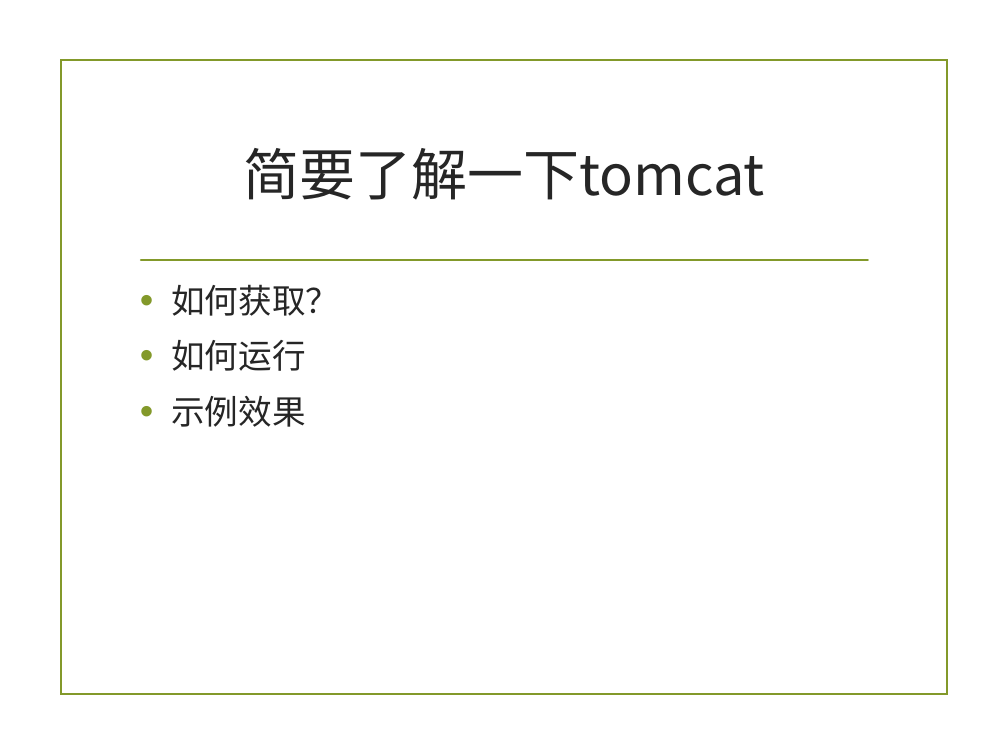
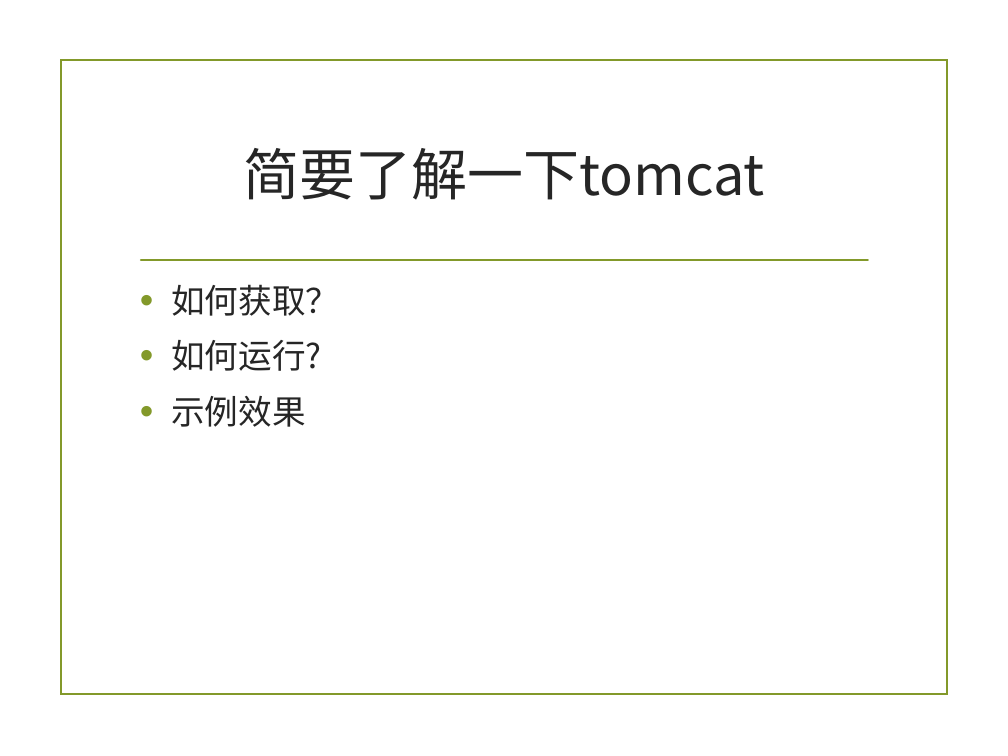
Before and after one commit to zuoshenghuang/curriculum, a slide deck: slide 13 of software/Ch_7_2_demo_2nd.pptx. Drawn at 1008x756 pixels with LibreOffice and Linux fonts; fonts in the diff are those of the drawing; background and template pictures are left out. Boxes give left, top, right and bottom in pixels: in the first picture for what was removed or moved away, otherwise in the second. Text is boxed around its words. In the diff, an @@ line names an element or a change of style, - is before the commit and + after.

```diff
--- a/software/Ch_7_2_demo_2nd.pptx
+++ b/software/Ch_7_2_demo_2nd.pptx
@@ text at box(171, 340, 321, 371): text changed @@
-• 如何运行
+• 如何运行?
```
Also in this commit, not shown: 3 other slides changed, 4 slides added, 6 other files.
